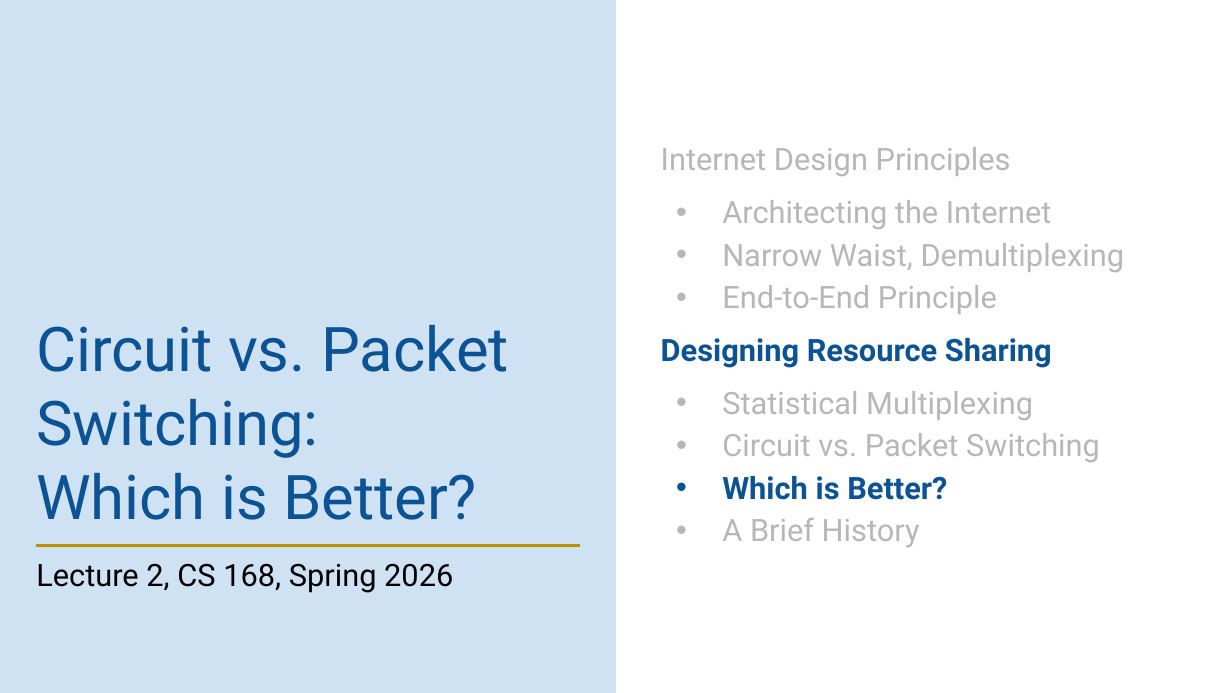
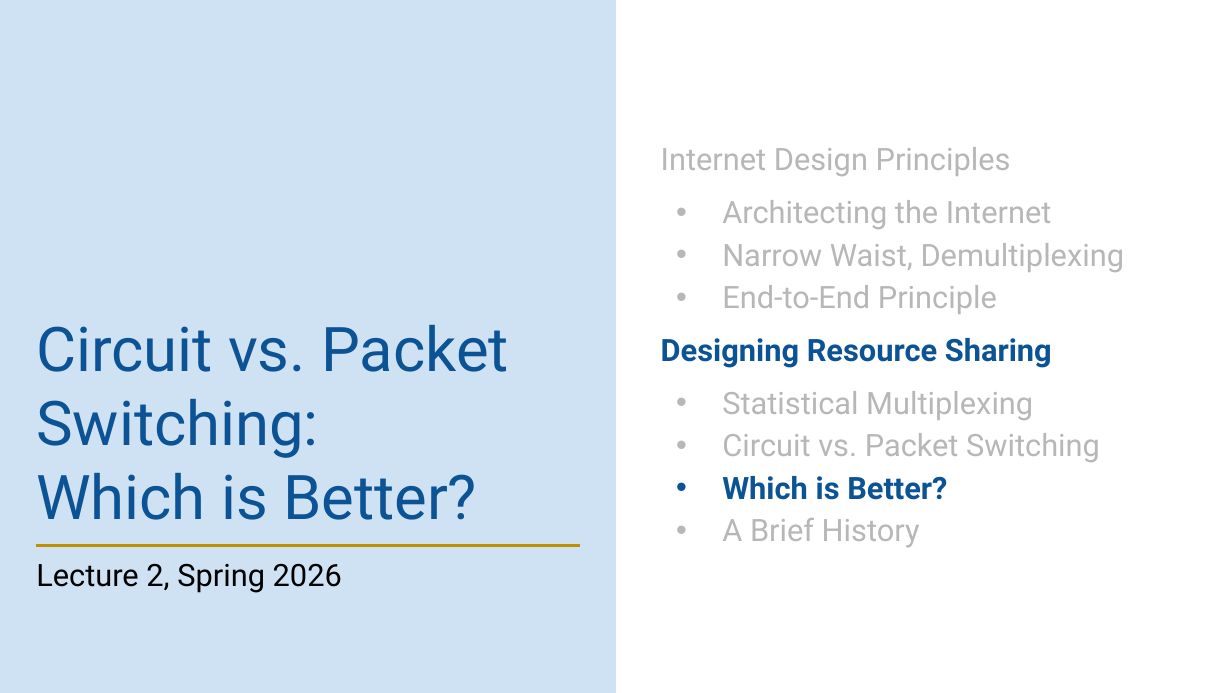
Before and after one commit to guhofstra/CSC175Sp26, a slide deck: slide 43 of PPTs/Lecture 2 - Internet Design Principles.pptx. Drawn at 1232x693 pixels with LibreOffice and Linux fonts; fonts in the diff are those of the drawing. Boxes give left, top, right and bottom in pixels: in the first picture for what was removed or moved away, otherwise in the second. Text is boxed around its words. In the diff, an @@ line names an element or a change of style, - is before the commit and + after.

```diff
--- a/PPTs/Lecture 2 - Internet Design Principles.pptx
+++ b/PPTs/Lecture 2 - Internet Design Principles.pptx
@@ subtitle at (x1=36, y1=563, x2=342, y2=593): text changed @@
-Lecture 2, CS 168, Spring 2026
+Lecture 2, Spring 2026
```
Also in this commit, not shown: 5 other slides changed, 5 other files.
